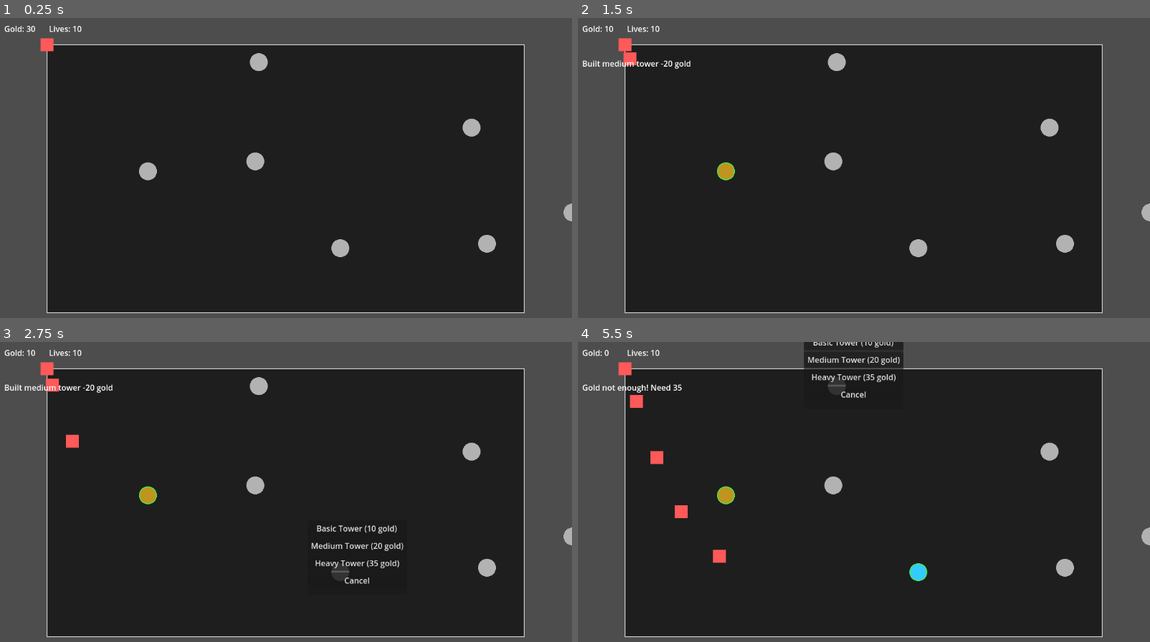
Above: before the commit, frames 1-4 (two rows, left to right).
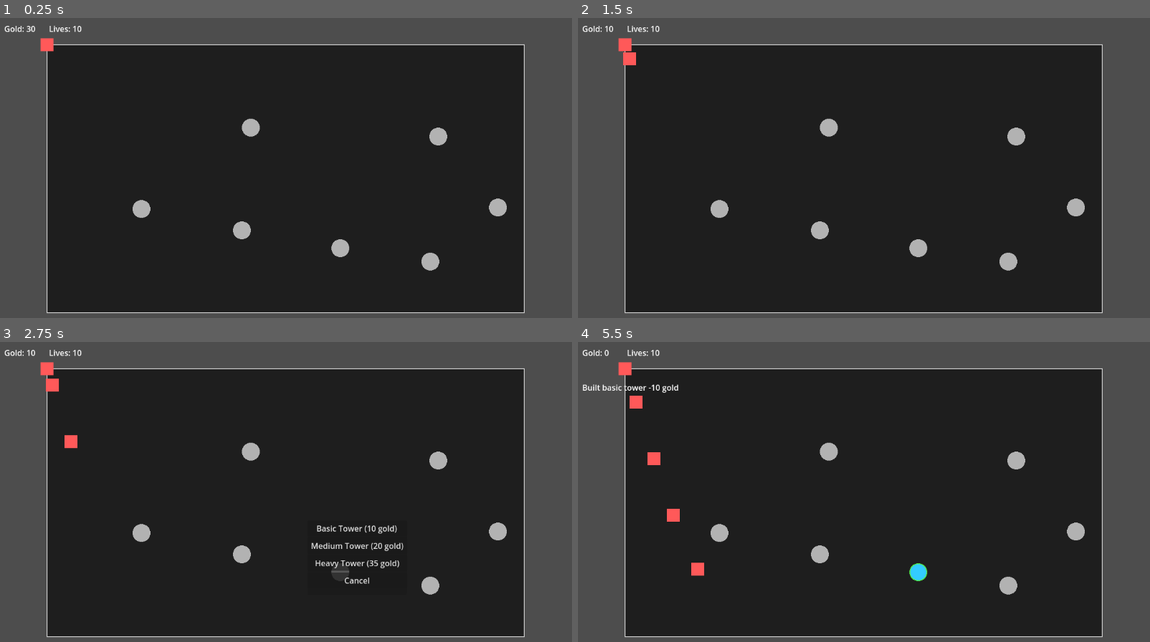
Above: after the commit, the same moments.

Repository: AbstrAct404/Game_Design_Week2-Characteristics-of-Games-and-Depth
Game: Godot game, scene res://Main.tscn
Two runs of this game, one before a commit and one after it. Both use one fixed random seed, a clock stepped at 60 frames per second and the inputs below.
Inputs (mouse positions are in pixels of both pictures, inside the frame that each line leads up to):
- Up to frame 1 (0.25 s): no input
- Up to frame 2 (1.5 s): tap Enter at 0.5 s; move the mouse to (726, 171) at 0.52 s; tap B at 0.6 s; click (726, 171) at 0.67 s; click (743, 144) at 1.25 s, where only the run before the commit has a clickable "Medium Tower (20 gold)"
- Up to frame 3 (2.75 s): move the mouse to (337, 573) at 2.02 s; tap B at 2.1 s; click (337, 573) at 2.17 s
- Up to frame 4 (5.5 s): click "Basic Tower (10 gold)" at 2.75 s; move the mouse to (1064, 567) at 3.52 s; tap R at 3.6 s; click (1064, 567) at 3.67 s; tap B at 3.8, 5.1 s; click (1081, 558) at 4.25 s, where only the run before the commit has a clickable "Heavy Tower (35 gold)"; move the mouse to (835, 387) at 5.02 s; click (835, 387) at 5.17 s

The runs differ from the first frame. In frame 1, 1.7% of the frame differs, in the area x 23-100%, y 11-85%; in frame 2, 2.0%; in frame 3, 2.0%; in frame 4, 4.0%, in the area x 0-100%, y 0-85%.

Commit message:
Fixed a few bugs, added a new shotgun tower

Diff:
--- a/characteristics-of-games-and-depth/Main.gd
+++ b/characteristics-of-games-and-depth/Main.gd
@@ -2,6 +2,7 @@
 @export var tower_scene: PackedScene
 @export var tower_medium_scene: PackedScene
 @export var tower_heavy_scene: PackedScene
+@export var tower_shotgun_scene: PackedScene
 @export var start_gold: int = 30
 @export var start_lives: int = 10
 @export var world_rect := Rect2(Vector2(0, 0), Vector2(960, 540))
@@ -23,6 +24,10 @@
 const BASIC_COST = 10
 const MEDIUM_COST = 20
 const HEAVY_COST = 35
+const SPEED_BOOST_COST := 20
+const SPEED_BOOST_DURATION := 5.0
+var speed_boost_active := false
+
 
 var tower_selector: Control = null
 
@@ -53,23 +58,28 @@
 	cam.limit_left = int(world_rect.position.x)
 	cam.limit_top = int(world_rect.position.y)
 	cam.limit_right = int(world_rect.position.x + world_rect.size.x)
-	cam.limit_bottom = int(world_rect.position.y + world_rect.size.y)
+	cam.limit_bottom = int(world_rect.position.y + world_rect.size.y)# Center the camera on the game world so it shows the full world_rect.
+	cam.global_position = world_rect.position + world_rect.size * 0.5
+
 	debug_check_path_inside_world()
 
 func _input(event: InputEvent) -> void:
-	# Check for R key press for restart
+	# Boost item: press B
+	if event is InputEventKey and event.pressed and not event.echo:
+		if event.keycode == KEY_B:
+			use_speed_boost()
+
+	# Restart
 	if (game_over or game_won) and event is InputEventKey:
 		if event.keycode == KEY_R and event.pressed and not event.echo:
 			_restart_game()
 
+
 func _on_build_spot_clicked(spot) -> void:
 	if game_won:
 		return  # Don't allow building after winning
 
 	if spot.has_tower:
-		if spot.tower_type == "heavy":
-			_hint("No more upgrades available")
-			return
 		if tower_selector != null:
 			selected_spot = spot
 			tower_selector.show_upgrade_menu(spot.global_position + Vector2(30, -50), spot.tower_type)
@@ -91,12 +101,85 @@
 	if selected_spot == null:
 		return
 
-	var upgrade_cost = 0
+		# ---- FREE SWITCH: heavy <-> shotgun ----
+	if upgrade_to_type == "shotgun":
+		# only allow heavy -> shotgun
+		if selected_spot.tower_type != "heavy":
+			_hint("Only Heavy can switch to Shotgun")
+			selected_spot = null
+			return
+
+		if tower_shotgun_scene == null:
+			_hint("Shotgun tower scene not set")
+			selected_spot = null
+			return
+
+		if selected_spot.tower_node != null:
+			selected_spot.tower_node.queue_free()
+
+		var t = tower_shotgun_scene.instantiate()
+		t.add_to_group("towers")
+		towers_root.add_child(t)
+		t.global_position = selected_spot.global_position
+
+		selected_spot.tower_type = "shotgun"
+		selected_spot.tower_node = t
+		selected_spot.has_tower = true
+		selected_spot.queue_redraw()
+
+		_hint("Switched to Shotgun tower")
+		_update_ui()
+		selected_spot = null
+		return
+
+	if upgrade_to_type == "heavy" and selected_spot.tower_type == "shotgun":
+		# shotgun -> heavy (free)
+		if tower_heavy_scene == null:
+			_hint("Heavy tower scene not set")
+			selected_spot = null
+			return
+
+		if selected_spot.tower_node != null:
+			selected_spot.tower_node.queue_free()
+
+		var t2 = tower_heavy_scene.instantiate()
+		t2.add_to_group("towers")
+		towers_root.add_child(t2)
+		t2.global_position = selected_spot.global_position
+
+		selected_spot.tower_type = "heavy"
+		selected_spot.tower_node = t2
+		selected_spot.has_tower = true
+		selected_spot.queue_redraw()
+
+		_hint("Switched to Heavy tower")
+		_update_ui()
+		selected_spot = null
+		return
+	# ---- END FREE SWITCH ----
+
+
+
+	var upgrade_cost: int = 0
+	# Upgrade pricing rule:
+	# cost = target_price - (current_price / 2)
+	var current_cost: int = 0
+	match selected_spot.tower_type:
+		"basic":
+			current_cost = BASIC_COST
+		"medium":
+			current_cost = MEDIUM_COST
+		"heavy":
+			current_cost = HEAVY_COST
+
+	var target_cost: int = 0
 	match upgrade_to_type:
 		"medium":
-			upgrade_cost = MEDIUM_COST
+			target_cost = MEDIUM_COST
 		"heavy":
-			upgrade_cost = HEAVY_COST
+			target_cost = HEAVY_COST
+
+	upgrade_cost = target_cost - int(current_cost / 2)
 
 	if gold < upgrade_cost:
 		_hint("Gold not enough! Need %d" % upgrade_cost)
@@ -121,6 +204,7 @@
 		return
 
 	var t = tower_scene_to_use.instantiate()
+	t.add_to_group("towers")
 	towers_root.add_child(t)
 	t.global_position = selected_spot.global_position
 
@@ -157,6 +241,7 @@
 
 	gold -= cost
 	var t = tower_scene_to_use.instantiate()
+	t.add_to_group("towers")
 	towers_root.add_child(t)
 	t.global_position = spot.global_position
 
@@ -170,6 +255,24 @@
 func _on_tower_selection_cancelled() -> void:
 	selected_spot = null
 	_hint("Build cancelled")
+
+func use_speed_boost() -> void:
+	if speed_boost_active:
+		return
+	if gold < SPEED_BOOST_COST:
+		return
+
+	gold -= SPEED_BOOST_COST
+	_update_ui()
+	speed_boost_active = true
+
+	get_tree().call_group("towers", "set_attack_speed_multiplier", 2.0)
+
+	await get_tree().create_timer(SPEED_BOOST_DURATION).timeout
+
+	get_tree().call_group("towers", "set_attack_speed_multiplier", 1.0)
+	speed_boost_active = false
+
 
 func _on_enemy_reached_goal(_enemy) -> void:
 	lives -= 1
--- a/characteristics-of-games-and-depth/Main.tscn
+++ b/characteristics-of-games-and-depth/Main.tscn
@@ -8,12 +8,13 @@
 [ext_resource type="PackedScene" uid="uid://btpkfpq5vd1xv" path="res://BuildSpot.tscn" id="4_3dxm6"]
 [ext_resource type="Script" uid="uid://dvv6arnvtku8m" path="res://Map.gd" id="4_fos0i"]
 [ext_resource type="PackedScene" uid="uid://cml72vhc5c3bc" path="res://TowerHeavy.tscn" id="4_wkp8b"]
+[ext_resource type="PackedScene" uid="uid://hjhjdcdv7thx" path="res://TowerShotgun.tscn" id="5_20pc6"]
 [ext_resource type="Script" uid="uid://c1dk31d5fwtjd" path="res://TowerSelector.gd" id="6_3dxm6"]
 [ext_resource type="PackedScene" uid="uid://pu62j55jwj4g" path="res://Boss.tscn" id="9_wkp8b"]
 
 [sub_resource type="Curve2D" id="Curve2D_uu6xs"]
 _data = {
-"points": PackedVector2Array(0, 0, 100, 300, 0, 0, -91.53533, 85.62982, 91.53533, -85.62982, 263, 359, -140.25575, -19.192892, 140.25575, 19.192892, 452, 79, -144.68488, -19.192892, 144.68488, 19.192892, 608, 475, -126.96836, -7.3818817, 126.96836, 7.3818817, 905, 113, -143.2085, -1.4763763, 143.2085, 1.4763763, 1202.8177, 631.03455)
+"points": PackedVector2Array(0, 0, 100, 300, 0, 0, -91.53533, 85.62982, 91.53533, -85.62982, 235.94942, 423.9308, -140.25575, -19.192892, 140.25575, 19.192892, 452, 79, -144.68488, -19.192892, 144.68488, 19.192892, 608, 475, -126.96836, -7.3818817, 126.96836, 7.3818817, 832.6393, 105.9827, -143.2085, -1.4763763, 143.2085, 1.4763763, 974.2089, 509.49478)
 }
 point_count = 6
 
@@ -22,6 +23,7 @@
 tower_scene = ExtResource("1_uu6xs")
 tower_medium_scene = ExtResource("3_03owx")
 tower_heavy_scene = ExtResource("4_wkp8b")
+tower_shotgun_scene = ExtResource("5_20pc6")
 
 [node name="Towers" type="Node2D" parent="."]
 z_index = 20
@@ -36,7 +38,7 @@
 script = ExtResource("4_fos0i")
 
 [node name="Path2D" type="Path2D" parent="."]
-scale = Vector2(0.95359415, 1.0284698)
+scale = Vector2(0.96385884, 1.0637989)
 curve = SubResource("Curve2D_uu6xs")
 
 [node name="PathFollow2D" type="PathFollow2D" parent="Path2D"]
@@ -45,25 +47,25 @@
 [node name="BuildSpots" type="Node2D" parent="."]
 
 [node name="BuiltSpot" parent="BuildSpots" instance=ExtResource("4_3dxm6")]
-position = Vector2(203, 255)
+position = Vector2(190, 331)
 
 [node name="BuiltSpot2" parent="BuildSpots" instance=ExtResource("4_3dxm6")]
 position = Vector2(590, 410)
 
 [node name="BuiltSpot3" parent="BuildSpots" instance=ExtResource("4_3dxm6")]
-position = Vector2(885, 401)
+position = Vector2(771, 437)
 
 [node name="BuiltSpot4" parent="BuildSpots" instance=ExtResource("4_3dxm6")]
-position = Vector2(426, 35)
+position = Vector2(410, 167)
 
 [node name="BuiltSpot5" parent="BuildSpots" instance=ExtResource("4_3dxm6")]
-position = Vector2(854, 167)
+position = Vector2(787, 185)
 
 [node name="BuiltSpot7" parent="BuildSpots" instance=ExtResource("4_3dxm6")]
-position = Vector2(1057, 338)
+position = Vector2(907, 328)
 
 [node name="BuiltSpot9" parent="BuildSpots" instance=ExtResource("4_3dxm6")]
-position = Vector2(419, 235)
+position = Vector2(392, 374)
 
 [node name="Projectiles" type="Node2D" parent="."]
 z_index = 30
@@ -135,6 +137,6 @@
 light_mask = 15
 visibility_layer = 15
 limit_left = 0
-limit_top = -1
-limit_right = 1145
-limit_bottom = 646
+limit_top = 0
+limit_right = 1151
+limit_bottom = 645
--- a/characteristics-of-games-and-depth/Tower.gd
+++ b/characteristics-of-games-and-depth/Tower.gd
@@ -12,11 +12,13 @@
 
 var target: Node2D = null
 var enemies_in_range: Array[Node2D] = []
+var _base_fire_interval: float = 0.0
 
 
 func _ready() -> void:
 	queue_redraw()
 	fire_timer.wait_time = fire_interval
+	_base_fire_interval = fire_timer.wait_time
 	fire_timer.autostart = true
 	fire_timer.timeout.connect(_on_fire_timer_timeout)
 	range_area.body_entered.connect(_on_body_entered)
@@ -106,3 +108,8 @@
 		bullet.damage = bullet_damage
 		bullet.speed = bullet_speed
 		bullet.dir = d
+
+func set_attack_speed_multiplier(mult: float) -> void:
+	if mult <= 0.0:
+		mult = 1.0
+	fire_timer.wait_time = _base_fire_interval / mult
--- a/characteristics-of-games-and-depth/TowerHeavy.tscn
+++ b/characteristics-of-games-and-depth/TowerHeavy.tscn
@@ -6,20 +6,20 @@
 [sub_resource type="CircleShape2D" id="CircleShape2D_bn6qc"]
 radius = 160.0
 
-[node name="Tower" type="Node2D" unique_id=1514839312]
+[node name="Tower" type="Node2D"]
 script = ExtResource("1_d5ma5")
-fire_interval = 0.3
+fire_interval = 0.2
 bullet_scene = ExtResource("2_b2h7p")
 bullet_damage = 2
 bullet_speed = 2000.0
 tower_color = Color(0.96486753, 0.5738662, 0.8882173, 1)
 
-[node name="Range" type="Area2D" parent="." unique_id=798760461]
+[node name="Range" type="Area2D" parent="."]
 collision_mask = 3
 
-[node name="CollisionShape2D" type="CollisionShape2D" parent="Range" unique_id=81436381]
+[node name="CollisionShape2D" type="CollisionShape2D" parent="Range"]
 modulate = Color(1, 1, 1, 0.21960784)
 shape = SubResource("CircleShape2D_bn6qc")
 
-[node name="FireTimer" type="Timer" parent="." unique_id=184160492]
+[node name="FireTimer" type="Timer" parent="."]
 autostart = true
--- a/characteristics-of-games-and-depth/TowerSelector.gd
+++ b/characteristics-of-games-and-depth/TowerSelector.gd
@@ -2,6 +2,15 @@
 signal tower_selected(tower_type)
 signal cancelled
 signal upgrade_selected(upgrade_to_type)
+
+# Prices (keep in sync with Main.gd)
+const BASIC_COST = 10
+const MEDIUM_COST = 20
+const HEAVY_COST = 35
+
+func _upgrade_price(from_cost: int, to_cost: int) -> int:
+	return to_cost - int(from_cost / 2)
+
 
 @onready var basic_btn: Button = $Panel/VBoxContainer/BasicButton
 @onready var medium_btn: Button = $Panel/VBoxContainer/MediumButton
@@ -41,28 +50,46 @@
 	heavy_btn.disabled = false
 
 func _update_button_text_for_upgrade(tower_type: String) -> void:
+	# In upgrade mode, Basic button should not show build text.
+	basic_btn.text = "Upgrade"
+	basic_btn.disabled = true
+
+	# Reset others first (avoid leftover text from previous mode)
+	medium_btn.disabled = false
+	heavy_btn.disabled = false
+
 	match tower_type:
 		"basic":
-			basic_btn.text = "Already Basic"
-			basic_btn.disabled = true
-			medium_btn.text = "Upgrade to Medium (20 gold)"
-			medium_btn.disabled = false
-			heavy_btn.text = "Upgrade to Heavy (35 gold)"
-			heavy_btn.disabled = false
+			medium_btn.text = "Upgrade to Medium (%d gold)" % _upgrade_price(BASIC_COST, MEDIUM_COST)
+			heavy_btn.text = "Upgrade to Heavy (%d gold)" % _upgrade_price(BASIC_COST, HEAVY_COST)
+
 		"medium":
-			basic_btn.text = "Cannot Downgrade"
-			basic_btn.disabled = true
 			medium_btn.text = "Already Medium"
 			medium_btn.disabled = true
-			heavy_btn.text = "Upgrade to Heavy (35 gold)"
-			heavy_btn.disabled = false
+			heavy_btn.text = "Upgrade to Heavy (%d gold)" % _upgrade_price(MEDIUM_COST, HEAVY_COST)
+
 		"heavy":
 			basic_btn.text = "Max Level"
 			basic_btn.disabled = true
-			medium_btn.text = "Max Level"
-			medium_btn.disabled = true
-			heavy_btn.text = "Already Heavy (Max)"
+
+			medium_btn.text = "Switch to Shotgun"
+			medium_btn.disabled = false
+
+			heavy_btn.text = "Already Heavy"
 			heavy_btn.disabled = true
+
+		"shotgun":
+			basic_btn.text = "Max Level"
+			basic_btn.disabled = true
+
+			medium_btn.text = "Switch to Heavy"
+			medium_btn.disabled = false
+
+			heavy_btn.text = "Already Shotgun"
+			heavy_btn.disabled = true
+
+
+
 
 func _on_basic_pressed() -> void:
 	if is_upgrade_mode:
@@ -73,10 +100,17 @@
 
 func _on_medium_pressed() -> void:
 	if is_upgrade_mode:
-		emit_signal("upgrade_selected", "medium")
+		if current_tower_type == "heavy":
+			emit_signal("upgrade_selected", "shotgun") # heavy -> shotgun
+		elif current_tower_type == "shotgun":
+			emit_signal("upgrade_selected", "heavy")   # shotgun -> heavy
+		else:
+			emit_signal("upgrade_selected", "medium")
 	else:
 		emit_signal("tower_selected", "medium")
 	hide()
+
+
 
 func _on_heavy_pressed() -> void:
 	if is_upgrade_mode:
--- /dev/null
+++ b/characteristics-of-games-and-depth/TowerShotgun.gd
@@ -0,0 +1,36 @@
+extends "res://Tower.gd"
+
+# Shotgun tower:
+# - Uses the SAME exported stats as Tower.gd (fire_interval, bullet_damage, bullet_speed, bullet_scene, tower_color...)
+# - Only changes firing behavior: shoots 3 bullets with fixed angular spread.
+
+@export var spread_deg: float = 30.0
+
+func _on_fire_timer_timeout() -> void:
+	_pick_target()
+
+	if target == null or not is_instance_valid(target):
+		target = null
+		return
+
+	if bullet_scene == null:
+		return
+
+	var dir0: Vector2 = (target.global_position - global_position).normalized()
+
+	# Shoot 3 bullets: -spread, 0, +spread
+	for i in [-1, 0, 1]:
+		var bullet = bullet_scene.instantiate()
+		if bullet == null:
+			continue
+
+		# Keep consistent with your base Tower.gd behavior
+		get_tree().current_scene.add_child(bullet)
+		bullet.global_position = global_position
+
+		var d: Vector2 = dir0.rotated(deg_to_rad(spread_deg * float(i)))
+
+		# Your Bullets.gd uses fields: damage, speed, dir
+		bullet.damage = bullet_damage
+		bullet.speed = bullet_speed
+		bullet.dir = d
--- /dev/null
+++ b/characteristics-of-games-and-depth/TowerShotgun.tscn
@@ -0,0 +1,25 @@
+[gd_scene load_steps=4 format=3 uid="uid://hjhjdcdv7thx"]
+
+[ext_resource type="Script" uid="uid://ctf8ic5orcdgw" path="res://TowerShotgun.gd" id="1_vywek"]
+[ext_resource type="PackedScene" uid="uid://bbt5uotr0yh5n" path="res://Bullets.tscn" id="2_a6yrr"]
+
+[sub_resource type="CircleShape2D" id="CircleShape2D_bn6qc"]
+radius = 160.0
+
+[node name="Tower" type="Node2D"]
+script = ExtResource("1_vywek")
+spread_deg = 15.0
+fire_interval = 0.35
+bullet_scene = ExtResource("2_a6yrr")
+bullet_speed = 1500.0
+tower_color = Color(0.22352941, 0.77254903, 0.73333335, 1)
+
+[node name="Range" type="Area2D" parent="."]
+collision_mask = 3
+
+[node name="CollisionShape2D" type="CollisionShape2D" parent="Range"]
+modulate = Color(1, 1, 1, 0.21960784)
+shape = SubResource("CircleShape2D_bn6qc")
+
+[node name="FireTimer" type="Timer" parent="."]
+autostart = true
Not shown: 1 places in characteristics-of-games-and-depth/Main.tscn that only renumber resources
Not shown: 1 places in characteristics-of-games-and-depth/TowerHeavy.tscn that only renumber resources
Not shown, added: characteristics-of-games-and-depth/TowerShotgun.gd.uid
